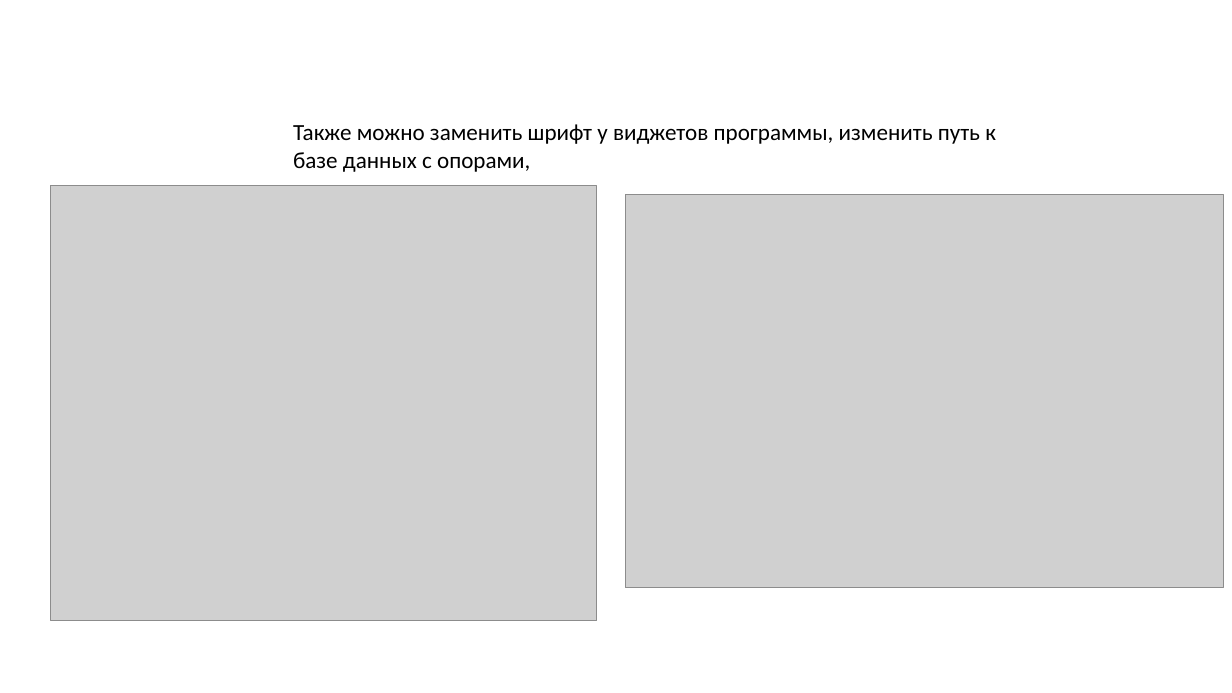
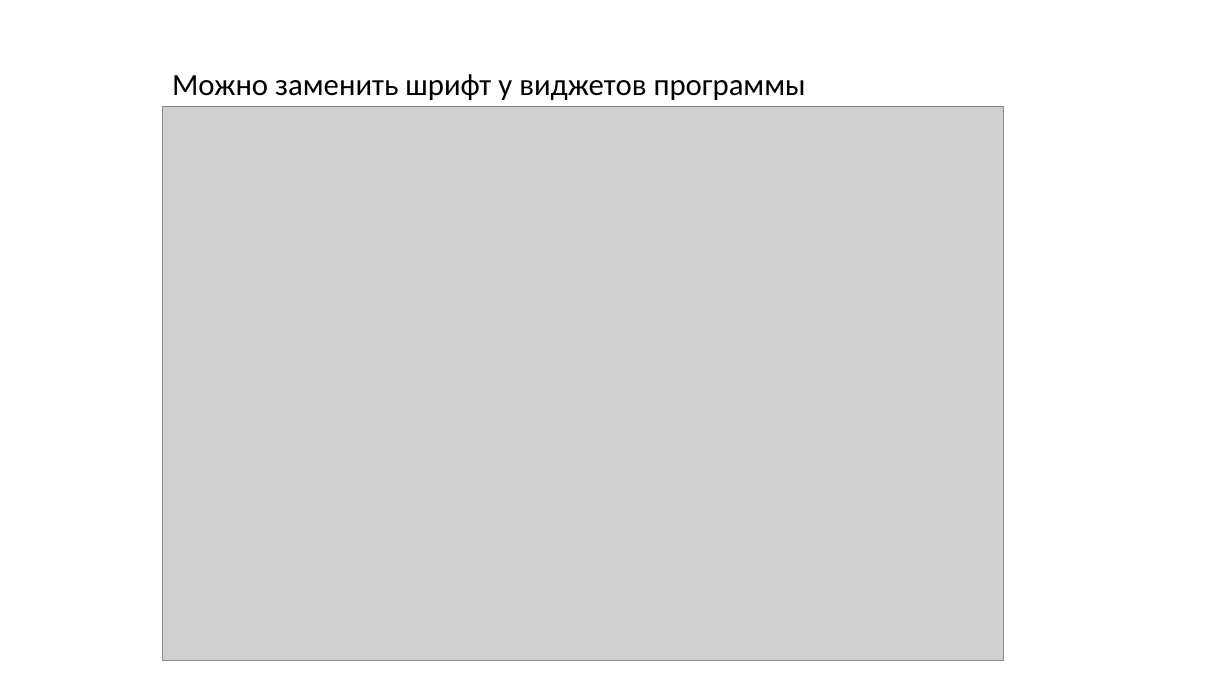
Before and after one commit to korbinat/GeoPhoto, a slide deck: slide 8 of Презентация программы.pptx (slide 7 before the commit). Drawn at 1232x693 pixels with LibreOffice and Linux fonts; fonts in the diff are those of the drawing; grey boxes stand for pictures. Boxes give left, top, right and bottom in pixels: in the first picture for what was removed or moved away, otherwise in the second. Text is boxed around its words. In the diff, an @@ line names an element or a change of style, - is before the commit and + after.

```diff
--- a/Презентация программы.pptx
+++ b/Презентация программы.pptx
@@ text at bbox=[172, 74, 806, 100]: text changed; size 18 to 24 pt @@
-Также можно заменить шрифт у виджетов программы, изменить путь к базе данных с опорами,
+Можно заменить шрифт у виджетов программы
@@ picture: place and size @@
-picture at bbox=[626, 194, 1224, 588]
+picture at bbox=[163, 106, 1004, 660]
@@ picture removed at bbox=[51, 186, 597, 621] @@
```
Also in this commit, not shown: 6 other slides changed, 2 slides added, 1 slide removed.
